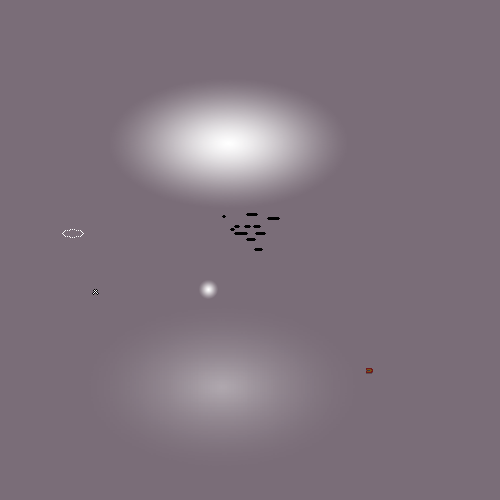
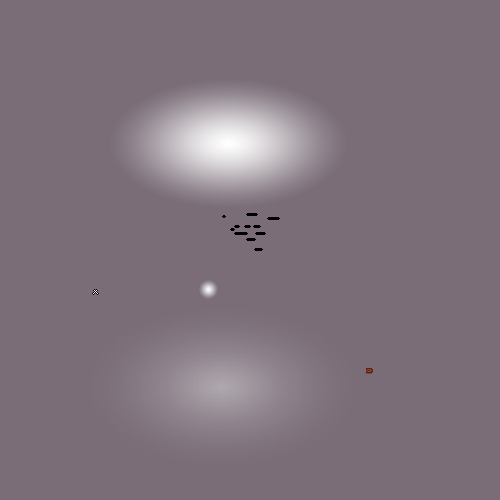
Before/after of a 500×500 layered artwork. What changed in the layer stack:
removed group "Area Markers" (3 layers) over bbox(62, 229, 84, 238)
removed layer "AreaMarkerSmall.png" from group "Area Markers" over bbox(62, 229, 84, 238)
removed layer "AreaMarkerMedium.png" from group "Area Markers" over bbox(62, 229, 84, 238)
removed layer "AreaMarkerLarge.png" from group "Area Markers" over bbox(62, 229, 84, 238)
